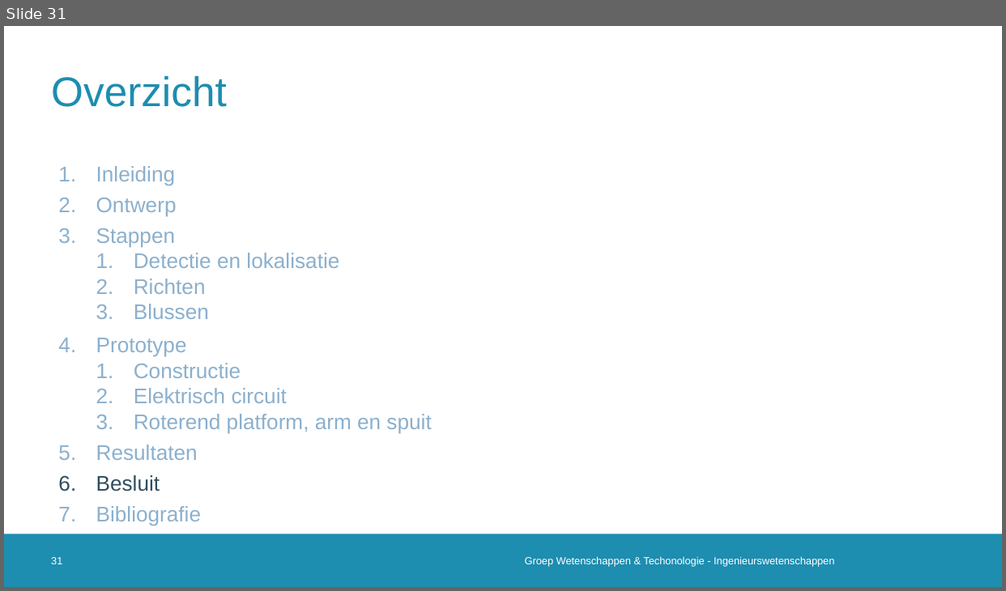
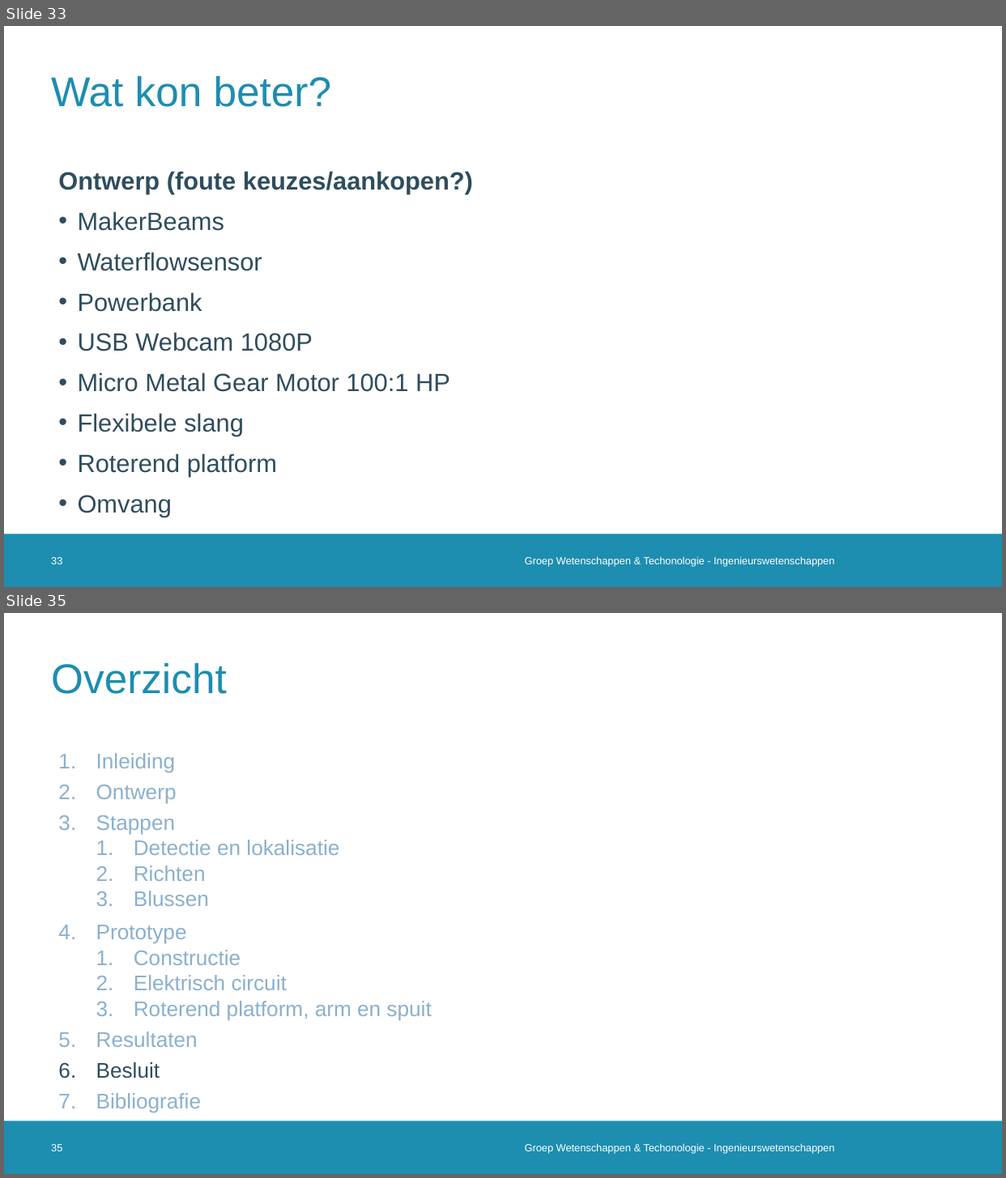
Before and after one commit to 2023-2022-KULAK-IW/2022_2023_Probleemoplossen_en_Ontwerpen_2, a slide deck: LATEX + ppt/Tussentijdse Presentatie .pptx. Shown one above the other, each under a label of ours: slide 31 before the commit, slides 33 and 35 after it; the slides between them are not shown. The pictures are 1006x591 and 1006x1178 pixels, drawn with LibreOffice and Linux fonts; fonts in the diff are those of the drawing; background and template pictures are left out. Boxes give left, top, right and bottom in pixels: in the first picture for what was removed or moved away, otherwise in the second. Text is boxed around its words. In the diff, an @@ line names an element or a change of style, - is before the commit and + after.

```diff
--- a/LATEX + ppt/Tussentijdse Presentatie .pptx
+++ b/LATEX + ppt/Tussentijdse Presentatie .pptx
@@ slide 33 added at (x1=4, y1=26, x2=1002, y2=587), background #FFFFFF; not listed: 1 template element that a slide beside it also shows @@
@@ title added at (x1=51, y1=75, x2=331, y2=107), 40 pt, text #1D8DB0 @@
+Wat kon beter?
@@ text added at (x1=58, y1=171, x2=473, y2=517), 24 pt, text #2F4D5D @@
+Ontwerp (foute keuzes/aankopen?)
+• MakerBeams
+• Waterflowsensor
+• Powerbank
+• USB Webcam 1080P
+• Micro Metal Gear Motor 100:1 HP
+• Flexibele slang
+• Roterend platform
+• Omvang
@@ page number added at (x1=51, y1=557, x2=62, y2=565), 10 pt, text #FFFFFF @@
+33
@@ text added at (x1=525, y1=557, x2=834, y2=567), 10 pt, text #FFFFFF @@
+Groep Wetenschappen & Techonologie - Ingenieurswetenschappen
@@ what was slide 31 is now slide 35 @@
@@ page number at (x1=51, y1=1144, x2=62, y2=1152): text changed @@
-31
+35
```
Also in this commit, not shown: 12 slides changed, 3 other slides added, 3 other files.
